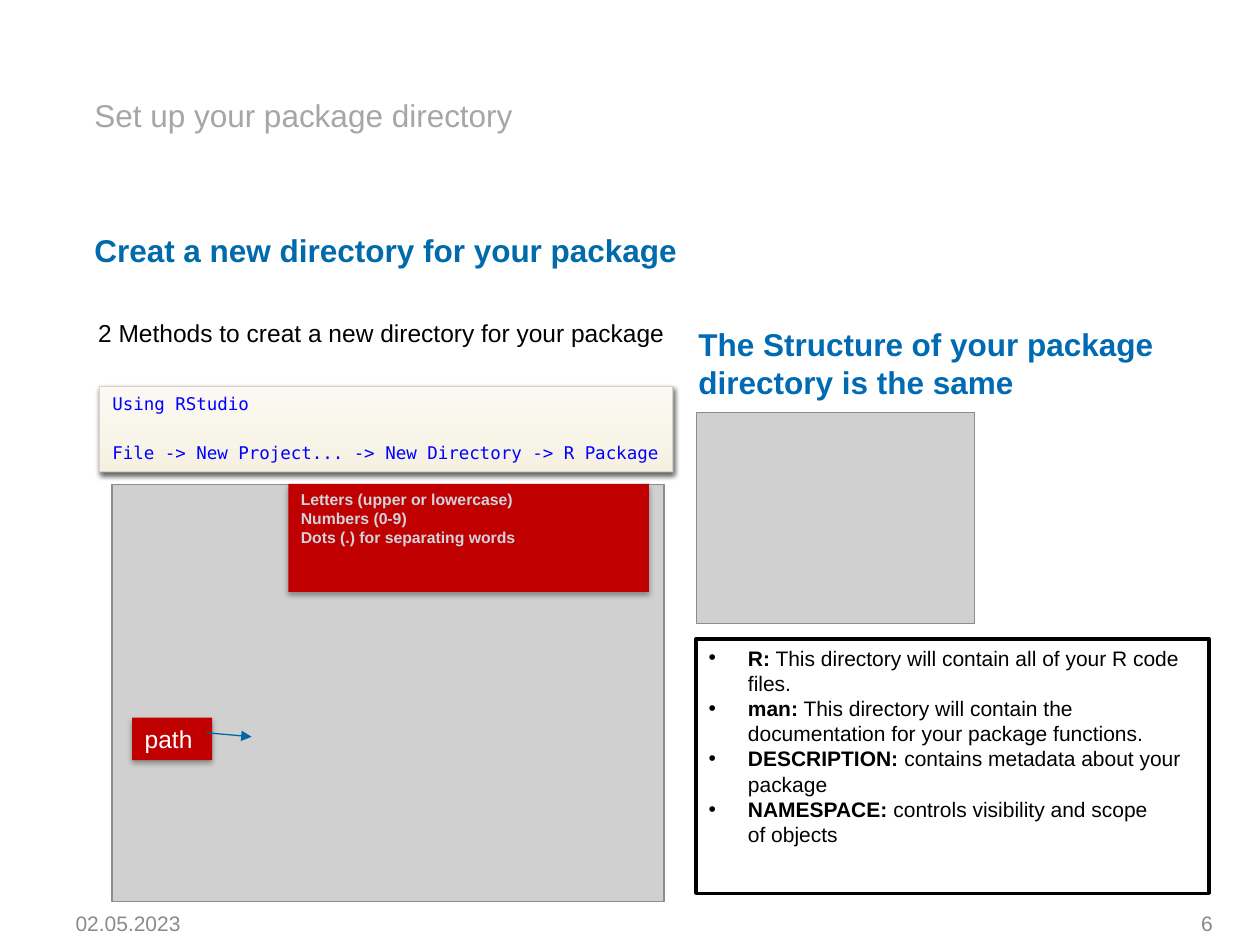
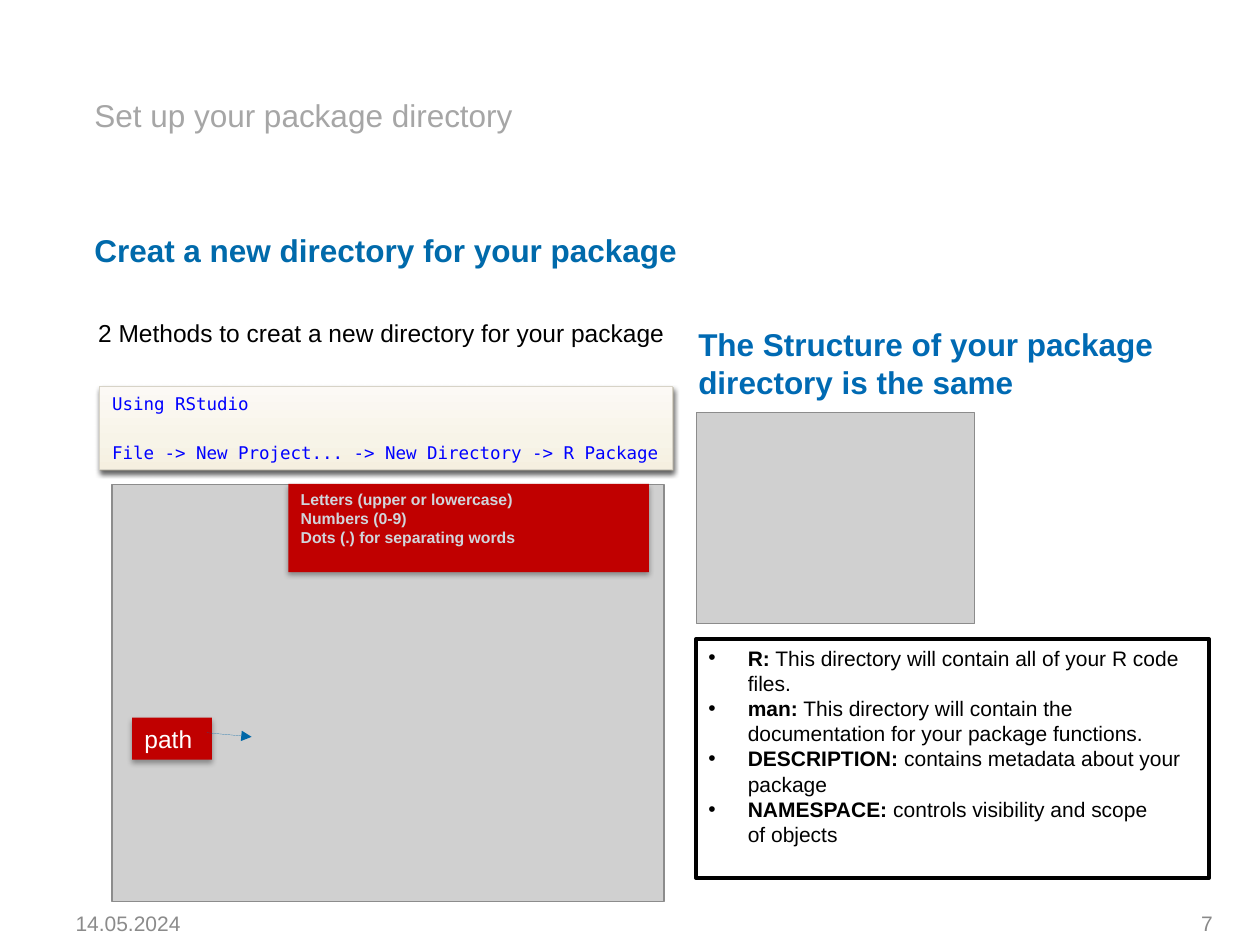
Before and after one commit to SergejRuff/package-development, a slide deck: slide 7 of R-package/Into to R Package Development (1).pptx (slide 6 before the commit). Drawn at 1260x945 pixels with LibreOffice and Linux fonts; fonts in the diff are those of the drawing; grey boxes stand for pictures; background and template pictures are left out. Boxes give left, top, right and bottom in pixels: in the first picture for what was removed or moved away, otherwise in the second. Text is boxed around its words. In the diff, an @@ line names an element or a change of style, - is before the commit and + after.

```diff
--- a/R-package/Into to R Package Development (1).pptx
+++ b/R-package/Into to R Package Development (1).pptx
@@ rectangle "Using RStudio" at (100,387,673,470): fill gradient #F5F0E0 to #F8F4E9 to #FDFBF6 to gradient #F5EFE0 to #F7F4E8 to #FCF9F5; outline #D8D3C7 0.75 pt to #D7D3C7 0.75 pt @@
@@ rectangle "library(devtools)" at (101,387,674,470): fill gradient #F5F0E0 to #F8F4E9 to #FDFBF6 to gradient #F5EFE0 to #F7F4E8 to #FCF9F5; outline #D8D3C7 0.75 pt to #D7D3C7 0.75 pt @@
@@ rectangle "Letters (upper or lowercase)": place and size @@
-rectangle "Letters (upper or lowercase)" at (289,484,649,592)
+rectangle "Letters (upper or lowercase)" at (289,484,649,572)
@@ rectangle "R: This directory will contain ...": place and size @@
-rectangle "R: This directory will contain ..." at (696,639,1208,893)
+rectangle "R: This directory will contain ..." at (696,639,1208,878)
@@ arrow (207, 733) - (252, 737): stroke #0068A7 0.75 pt to #0067A7 0.75 pt @@
@@ text at (76,916,181,931): text changed @@
-02.05.2023
+14.05.2024
@@ page number at (1201,916,1213,931): text changed @@
-6
+7
```
Also in this commit, not shown: 14 other slides changed, 2 slides added, 2 other files.
